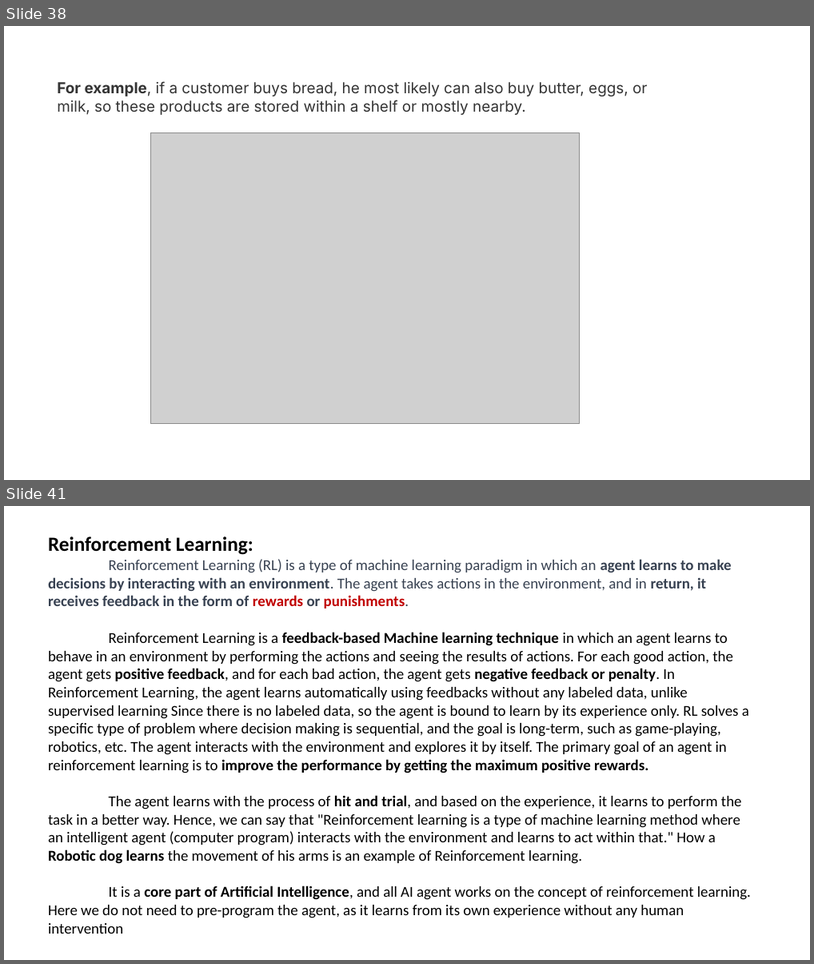
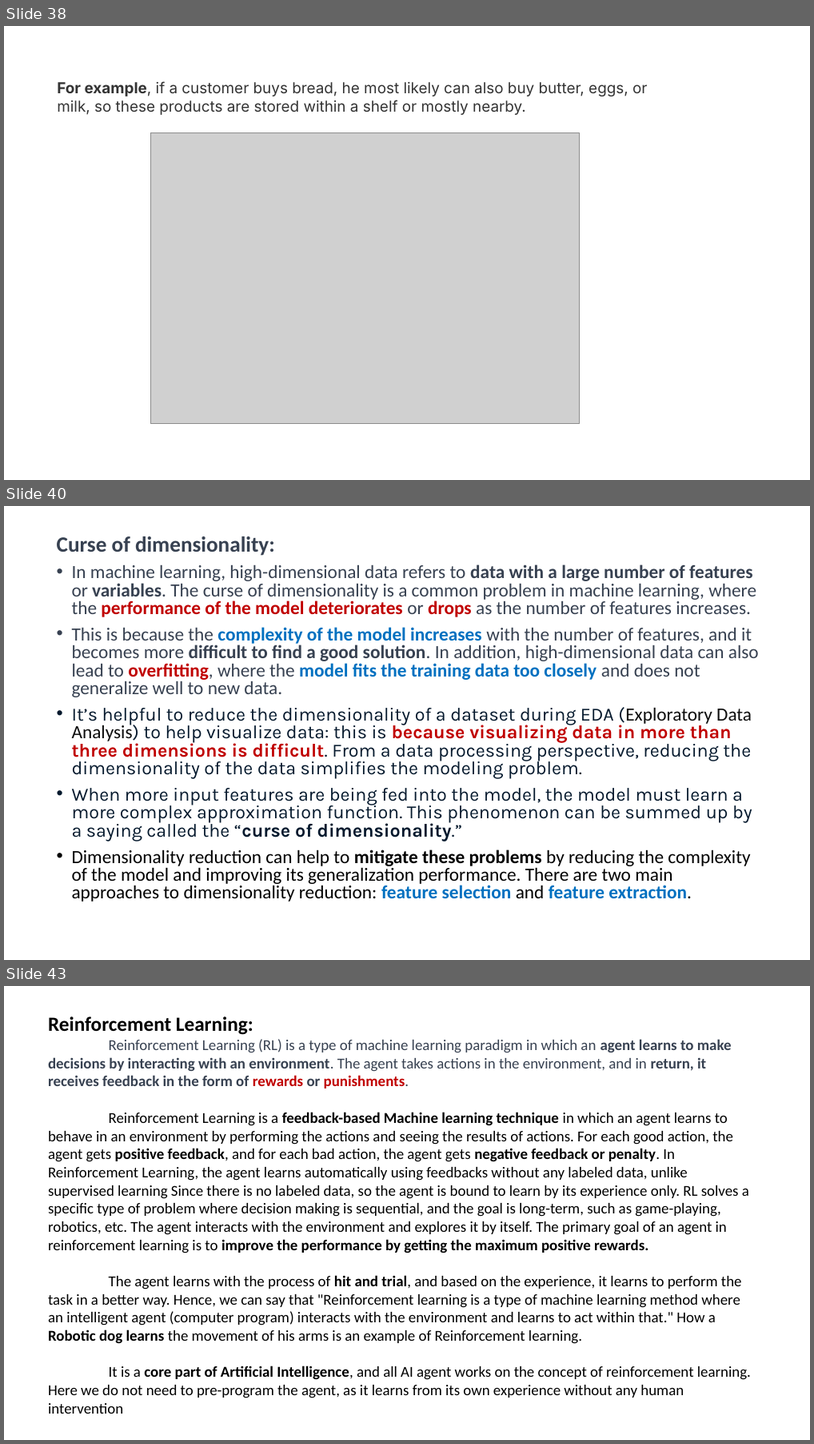
Before and after one commit to PRAMODNAIK-DEV/MCA-2nd-Sem-ML-Data-Analytics-Shridevi-College, a slide deck: Theory Class-Notes/Machine Learning Complete Theory.pptx. Shown one above the other, each under a label of ours: slides 38 and 41 before the commit, slides 38, 40 and 43 after it; the slides between them are not shown. The pictures are 814x964 and 814x1444 pixels, drawn with LibreOffice and Linux fonts; fonts in the diff are those of the drawing; grey boxes stand for pictures. Boxes give left, top, right and bottom in pixels: in the first picture for what was removed or moved away, otherwise in the second. Text is boxed around its words. In the diff, an @@ line names an element or a change of style, - is before the commit and + after.

```diff
--- a/Theory Class-Notes/Machine Learning Complete Theory.pptx
+++ b/Theory Class-Notes/Machine Learning Complete Theory.pptx
@@ slide 40 added at (4, 506, 810, 960), background #FFFFFF @@
@@ text added at (57, 536, 759, 901), 22.2 pt, text #374151 @@
+Curse of dimensionality:
+• In machine learning, high-dimensional data refers to data with a large number of features or variables. The curse of dimensionality is a common problem in machine learning, where the performance of the model deteriorates or drops as the number of features increases.
+• This is because the complexity of the model increases with the number of features, and it becomes more difficult to find a good solution. In addition, high-dimensional data can also lead to overfitting, where the model fits the training data too closely and does not generalize well to new data.
+• It’s helpful to reduce the dimensionality of a dataset during EDA (Exploratory Data Analysis) to help visualize data: this is because visualizing data in more than three dimensions is difficult. From a data processing perspective, reducing the dimensionality of the data simplifies the modeling problem.
+• When more input features are being fed into the model, the model must learn a more complex approximation function. This phenomenon can be summed up by a saying called the “curse of dimensionality.”
+• Dimensionality reduction can help to mitigate these problems by reducing the complexity of the model and improving its generalization performance. There are two main approaches to dimensionality reduction: feature selection and feature extraction.
@@ what was slide 41 is now slide 43 @@
```
Also in this commit, not shown: 2 slides changed, 1 other slide added, 2 other files.
